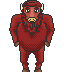
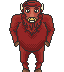
Comparing the layer stacks of the two 64 × 72 images. Changes:
painted on "cabecaFrente" over [left=29, top=18, right=35, bottom=22]
